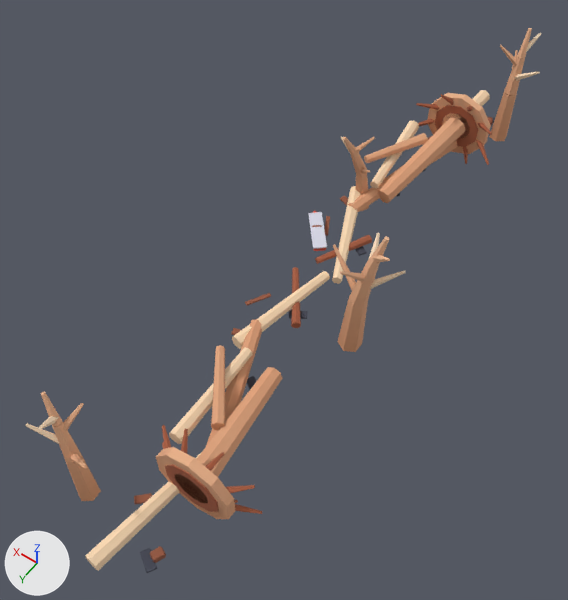
The glTF model public/assets/toycar/set-strand-line.glb, before and after one commit.
Both versions are drawn from a 50 mm camera at (-7.05, 12.17, 17.08) aimed at (0.36, 1.8, 0.78). The axes (+X, +Y, +Z) are drawn at lower left. The lights are the same throughout. The picture after the commit comes second. Where no turn or scale is listed for an object, it has been applied to the vertices. Vertices at exactly the same position are counted once.

Script lines for the objects in view, before the commit:
```python
me_strand = bpy.data.meshes.new('strand')
me_strand.from_pydata(...)  # 1304 vertices, 2264 faces; spans x -2.1..2.6, y -17.6..1.9, z -0.6..3.6
me_strand.materials.append(mat_colormap)  # picture img_colormap_png
ob_strand = bpy.data.objects.new('strand', me_strand)
ob_strand.location = (-0.43, 7.8, 0.2)
```
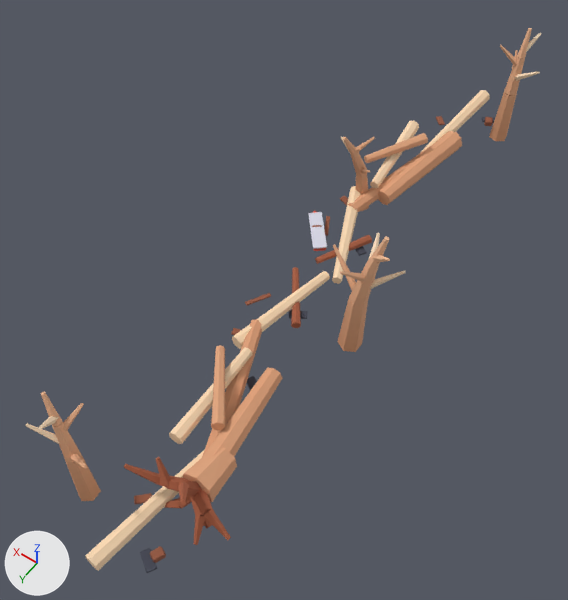
The change, as a list of edits to the scene's bpy script:
```text
Change me_strand:
    remove me_strand.from_pydata(...)  # 1304 vertices, 2264 faces; spans x -2.1..2.6, y -17.6..1.9, z -0.6..3.6
    add me_strand.from_pydata(...)  # 1138 vertices, 1968 faces; spans x -2.0..2.6, y -17.6..1.9, z -0.6..3.6
    me_strand part 1: the loose piece of 10 vertices spanning x -1.4..-1.0, y -1.1..-0.5, z -0.2..0.2 is multiplied about its middle by the matrix ((-0.098, 0.918, -0.041), (-0.918, -0.096, 0.037), (0.032, 0.045, 0.922)), then moved by (0.3, 0.4, 0.4)
    me_strand part 2: the loose piece of 10 vertices spanning x -2.1..-1.3, y -1.1..-0.5, z 0.1..0.6 is multiplied about its middle by the matrix ((-0.155, 0.677, -0.054), (-0.67, -0.143, 0.13), (0.116, 0.081, 0.683)), then moved by (0.6, 0.8, -0.3)
    me_strand part 3: the loose piece of 10 vertices spanning x 0.0..0.8, y -1.1..-0.5, z 0.2..0.7 is scaled about its middle by (-0.709, -0.739, 1.65), then moved by (-1.3, 0.4, -0.2)
    me_strand part 4: the loose piece of 10 vertices spanning x -2.0..-1.3, y -1.1..-0.5, z 1.0..1.3 is multiplied about its middle by the matrix ((0.234, -0.085, -0.079), (0.047, 0.232, -0.11), (0.106, 0.084, 0.223)), then moved by (0.4, 0.5, -1.3)
    me_strand part 5: the loose piece of 10 vertices spanning x -1.2..-0.8, y -1.1..-0.5, z 1.4..2.0 is multiplied about its middle by the matrix ((-0.66, 0.305, 0.459), (0.409, -0.208, 0.727), (0.369, 0.777, 0.014)), then moved by (0.4, 0.4, -1.4)
    me_strand part 6: the loose piece of 10 vertices spanning x -0.4..0.0, y -14.9..-14.3, z -0.2..0.2 is turned -94.3 degrees about the z axis through its middle and scaled by 0.875, then moved by (-0.1, 14.4, 0.0)
    me_strand part 7: the loose piece of 10 vertices spanning x -0.1..0.6, y -1.1..-0.5, z 1.0..1.3 is multiplied about its middle by the matrix ((0.351, -0.931, -0.419), (0.949, 0.461, -0.231), (0.378, -0.293, 0.968)), then moved by (0.1, 0.7, -0.3)
    me_strand part 8: the loose piece of 10 vertices spanning x -0.5..-0.1, y -1.1..-0.5, z 1.4..1.9 is scaled about its middle by (1.22, 0.358, 1.08), then moved by (0.3, 0.5, -0.7)
    me_strand part 9: the loose piece of 10 vertices spanning x -0.2..0.2, y -14.9..-14.3, z 1.4..2.0 is scaled about its middle by (1.75, 0.912, 1.31), then moved by (-0.9, 14.5, -0.2)
    me_strand part 10: the loose piece of 10 vertices spanning x -0.9..-0.2, y -14.9..-14.3, z 1.0..1.3 is multiplied about its middle by the matrix ((0.922, -0.151, 0.045), (0.152, 0.922, -0.025), (-0.041, 0.032, 0.934)), then moved by (-0.4, 14.1, -0.6)
    me_strand part 11: the loose piece of 10 vertices spanning x -1.1..-0.3, y -14.9..-14.3, z 0.1..0.6 is scaled about its middle by (0.957, 0.318, 0.528), then moved by (-0.9, 14.4, 0.2)
    me_strand part 12: a new loose piece of 14 vertices spanning x -1.1..-0.2, y -1.7..-0.6, z 0.1..0.9, in mat_colormap (picture img_colormap_png)
    me_strand part 13: 7 loose pieces with 110 vertices, spanning x -0.7..1.8, y -15.0..-14.3, z -0.3..1.9, are deleted
    me_strand part 14: 1 vertex moved within x -0.9, y -0.7, z 0.5; 84 vertices removed from x -1.7..0.3, y -0.8..-0.4, z -0.3..1.8; 24 vertices added at x -1.0..-0.1, y -0.8..-0.2, z 0.1..1.3
    me_strand part 15: 5 vertices moved from x 0.0..0.3, y -14.8..-14.6, z 0.4..1.1 to x 0.0..0.3, y -14.7, z -0.2..0.5; 12 vertices removed from x 0.6..1.3, y -14.9..-14.3, z -0.2..1.0; 2 vertices added at x 0.6, y -14.7, z -0.1..0.4
    me_strand part 16: 5 kept faces spanning x 0.0..0.8, y -14.7..-11.2, z -0.2..0.5 get new texture (UV) coordinates
    other edits to the shape of me_strand do not show in these pictures
```

Boxes (x1, y1, x2, y2) around the edits, measured in the pictures (568 x 600 px; the box of a moved part takes in the faces that stretch with it):
part 1 of me_strand, moved or reshaped (not visible before)
    after: (190, 495, 203, 516)
part 2 of me_strand, moved or reshaped
    before: (235, 504, 262, 514)
    after: (193, 515, 205, 545)
part 3 of me_strand, moved or reshaped
    before: (162, 442, 165, 449)
    after: (203, 518, 210, 526)
part 4 of me_strand, moved or reshaped
    before: (226, 485, 255, 493)
    after: (205, 523, 212, 528)
part 5 of me_strand, moved or reshaped
    before: (205, 452, 224, 471)
    after: (177, 494, 191, 508)
part 6 of me_strand, moved or reshaped
    before: (463, 147, 468, 164)
    after: (164, 499, 181, 508)
part 7 of me_strand, moved or reshaped
    before: (162, 425, 171, 448)
    after: (124, 464, 161, 485)
part 8 of me_strand, moved or reshaped
    before: (181, 428, 188, 454)
    after: (156, 457, 172, 486)
part 9 of me_strand, moved or reshaped
    before: (467, 106, 473, 111)
    after: (178, 481, 189, 504)
part 10 of me_strand, moved or reshaped
    before: (478, 123, 492, 135)
    after: (192, 489, 212, 515)
part 11 of me_strand, moved or reshaped
    before: (476, 140, 489, 165)
    after: (204, 509, 231, 540)
part 12 of me_strand, added (brown)
    after: (182, 448, 237, 502)
part 13 of me_strand, deleted (brown)
    before: (416, 93, 491, 154)
part 14 of me_strand, cut back
    before: (156, 367, 282, 519)
    after: (166, 367, 282, 496)
part 15 of me_strand, cut back
    before: (379, 118, 465, 202)
    after: (380, 131, 457, 203)
part 16 of me_strand, surface changed
    before: (388, 118, 466, 199)
    after: (390, 132, 462, 202)
